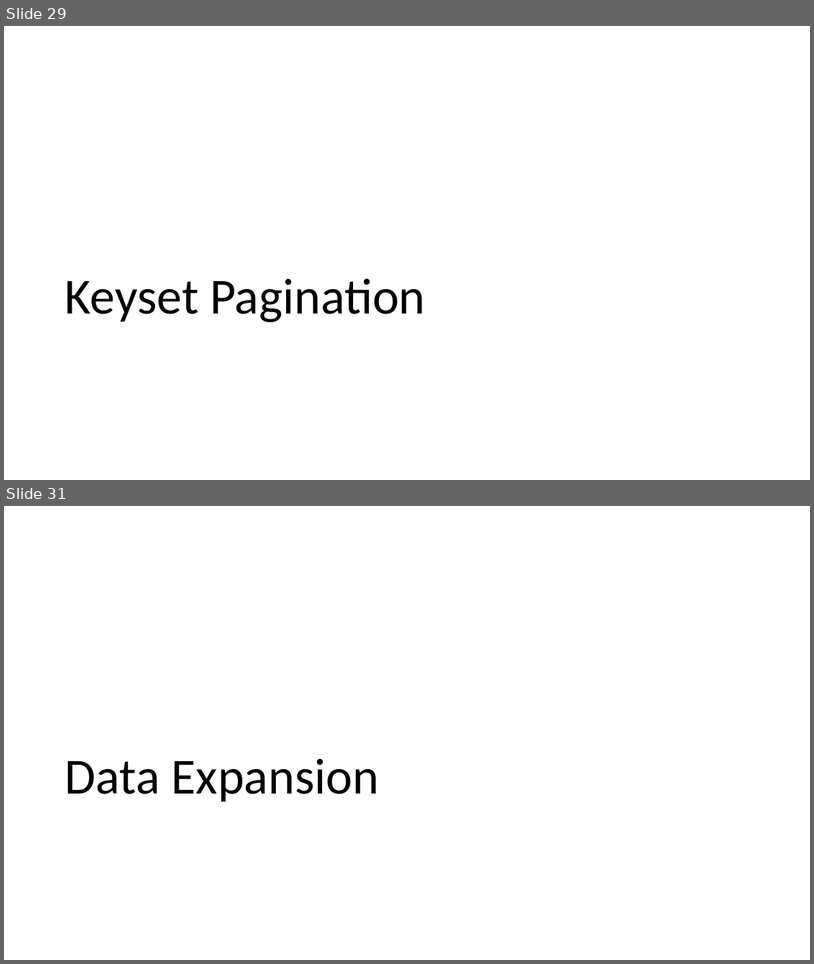
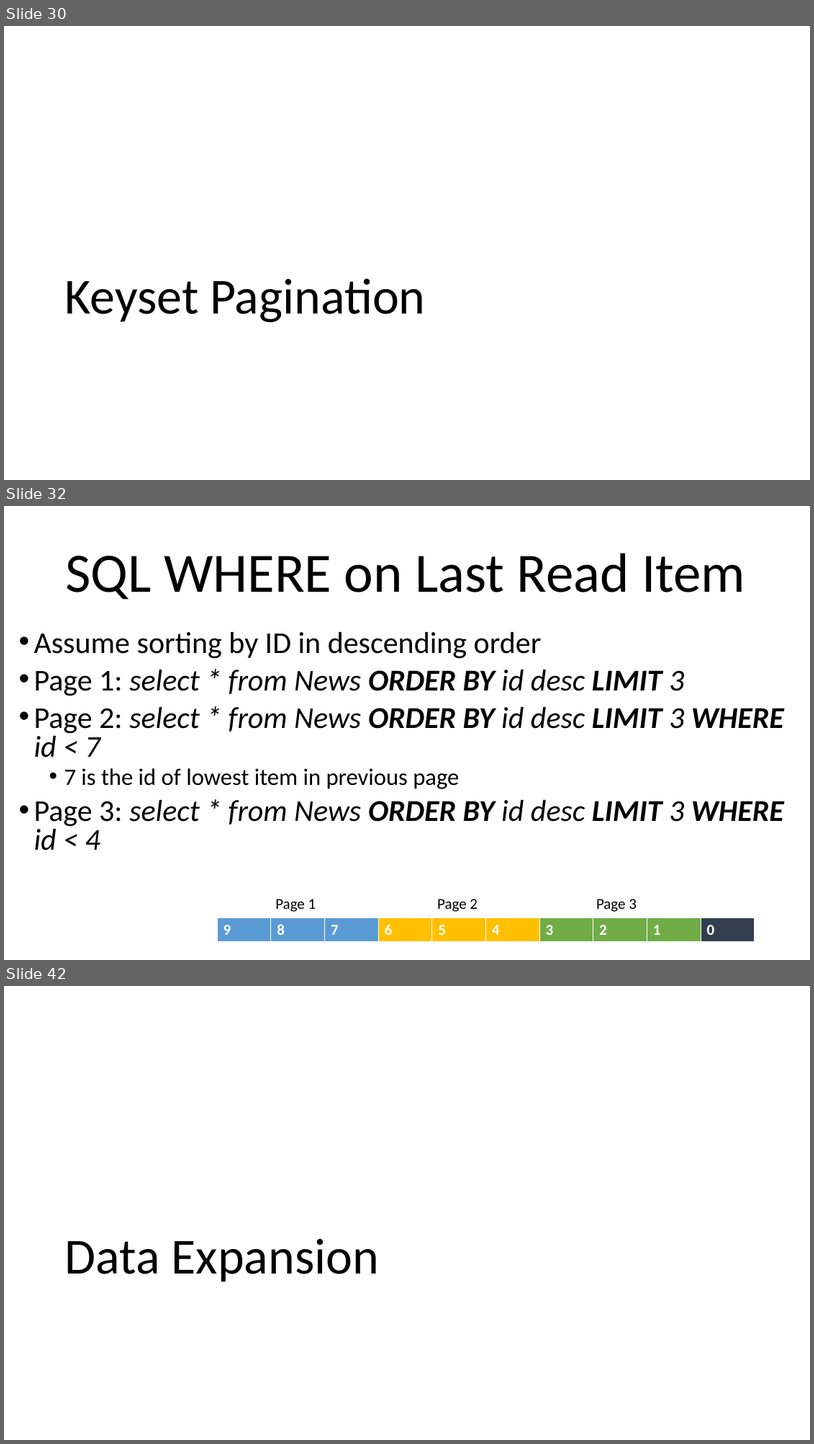
Before and after one commit to arcuri82/testing_security_development_enterprise_systems, a slide deck: doc/advanced/slides/lesson_04.pptx. Shown one above the other, each under a label of ours: slides 29 and 31 before the commit, slides 30, 32 and 42 after it; the slides between them are not shown. The pictures are 814x964 and 814x1444 pixels, drawn with LibreOffice and Linux fonts; fonts in the diff are those of the drawing. Boxes give left, top, right and bottom in pixels: in the first picture for what was removed or moved away, otherwise in the second. Text is boxed around its words. In the diff, an @@ line names an element or a change of style, - is before the commit and + after.

```diff
--- a/doc/advanced/slides/lesson_04.pptx
+++ b/doc/advanced/slides/lesson_04.pptx
@@ slide 32 added at (x1=4, y1=506, x2=810, y2=960), background #FFFFFF @@
@@ title added at (x1=65, y1=553, x2=746, y2=600), 66 pt, text #000000 @@
+SQL WHERE on Last Read Item
@@ text added at (x1=34, y1=632, x2=784, y2=850), 36 pt, text #000000, italic @@
+• Assume sorting by ID in descending order
+• Page 1: select * from News ORDER BY id desc LIMIT 3
+• Page 2: select * from News ORDER BY id desc LIMIT 3 WHERE id < 7
+  • 7 is the id of lowest item in previous page
+• Page 3: select * from News ORDER BY id desc LIMIT 3 WHERE id < 4
@@ text added at (x1=275, y1=898, x2=316, y2=911), 18 pt, text #000000 @@
+Page 1
@@ text added at (x1=437, y1=898, x2=478, y2=911), 18 pt, text #000000 @@
+Page 2
@@ text added at (x1=597, y1=898, x2=637, y2=911), 18 pt, text #000000 @@
+Page 3
@@ table added at (x1=218, y1=917, x2=756, y2=942), 1 rows, 10 columns @@
+9 | 8 | 7 | 6 | 5 | 4 | 3 | 2 | 1 | 0
@@ what was slide 29 is now slide 30 @@
@@ what was slide 31 is now slide 42 @@
```
Also in this commit, not shown: 1 slide changed, 11 other slides added, 1 slide removed, 1 other file.
